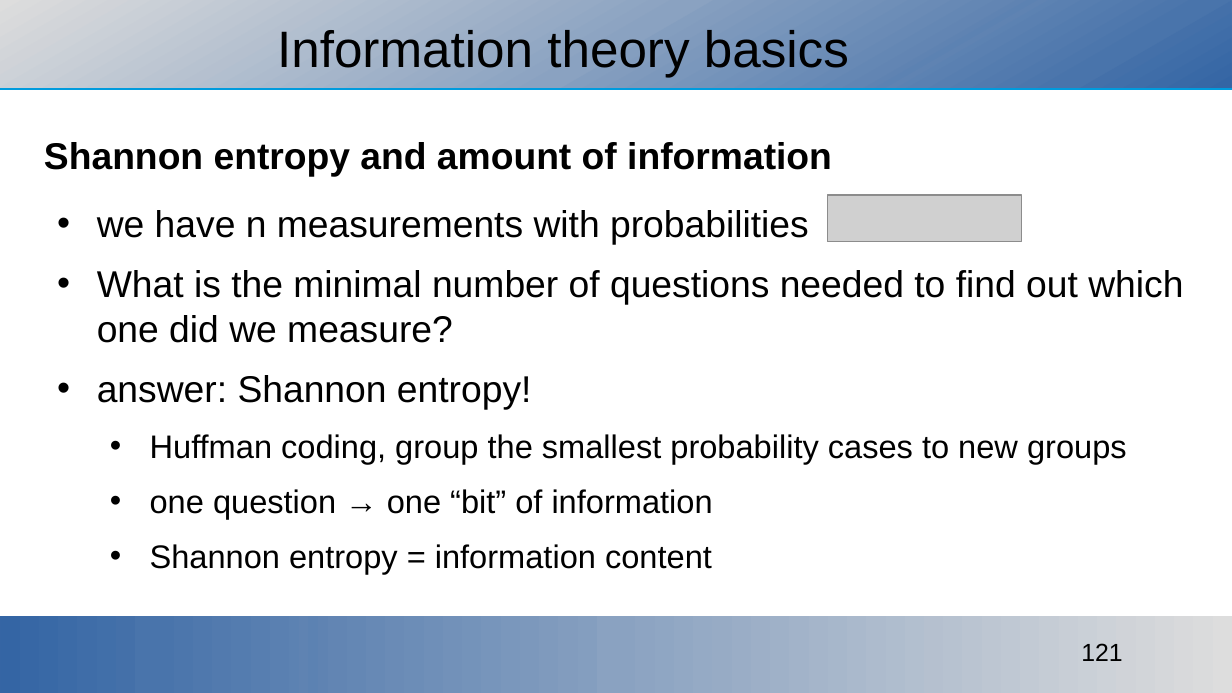
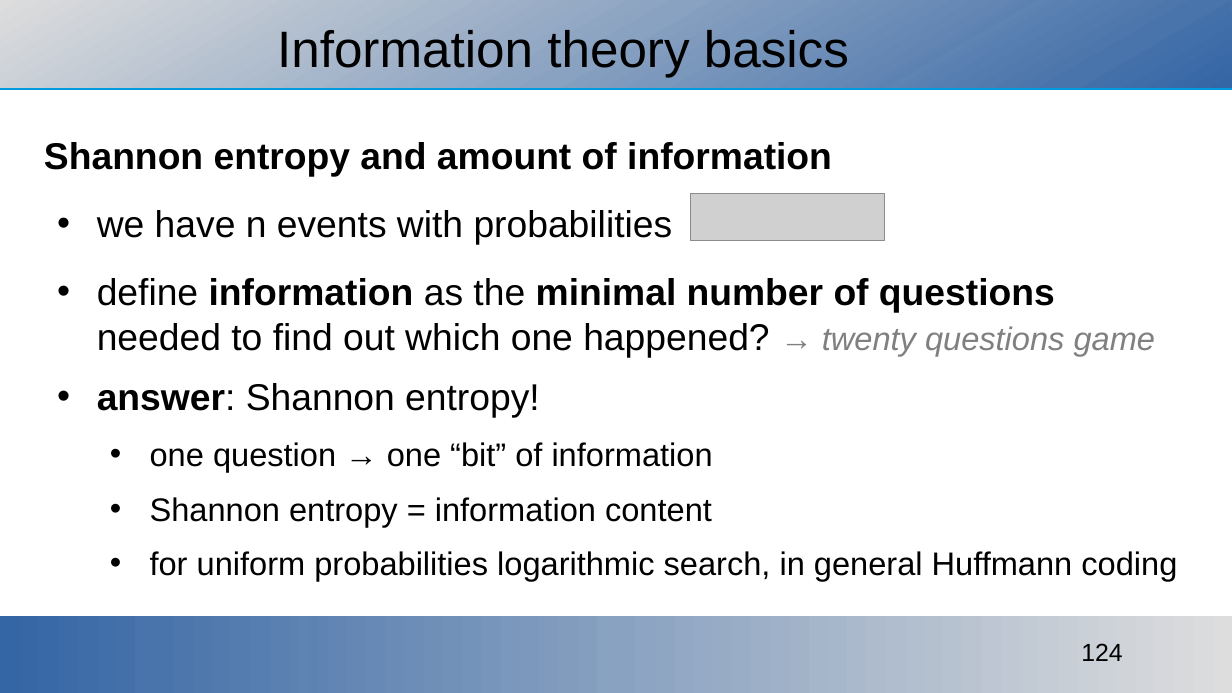
Before and after one commit to ajakovac/ML-in-Practice-I, a slide deck: slide 124 of ML in practice.odp (slide 121 before the commit). Drawn at 1232x693 pixels with LibreOffice and Linux fonts; fonts in the diff are those of the drawing; grey boxes stand for pictures; background and template pictures are left out. Boxes give left, top, right and bottom in pixels: in the first picture for what was removed or moved away, otherwise in the second. Text is boxed around its words. In the diff, an @@ line names an element or a change of style, - is before the commit and + after.

Commit message:
corrections, Huffmann coding

```diff
--- a/ML in practice.odp
+++ b/ML in practice.odp
@@ picture: place and size @@
-picture at (827, 195, 1022, 241)
+picture at (691, 193, 885, 240)
@@ text at (97, 210, 1156, 358): text changed @@
-• we have n measurements with probabilities
-• What is the minimal number of questions needed to find out which one did we measure?
+• we have n events with probabilities
+• define information as the minimal number of questions needed to find out which one happened? → twenty questions game
@@ text at (97, 383, 540, 418): bold on in "answer:" @@
@@ text at (150, 434, 1127, 464): paragraph removed @@
-  • Huffman coding, group the smallest probability cases to new groups
@@ text at (150, 551, 1177, 581): paragraph added @@
+  • for uniform probabilities logarithmic search, in general Huffmann coding
@@ page number at (1081, 643, 1122, 661): text changed @@
-121
+124
```
Also in this commit, not shown: 8 other slides changed, 7 slides added, 1 slide removed, 3 other files.
